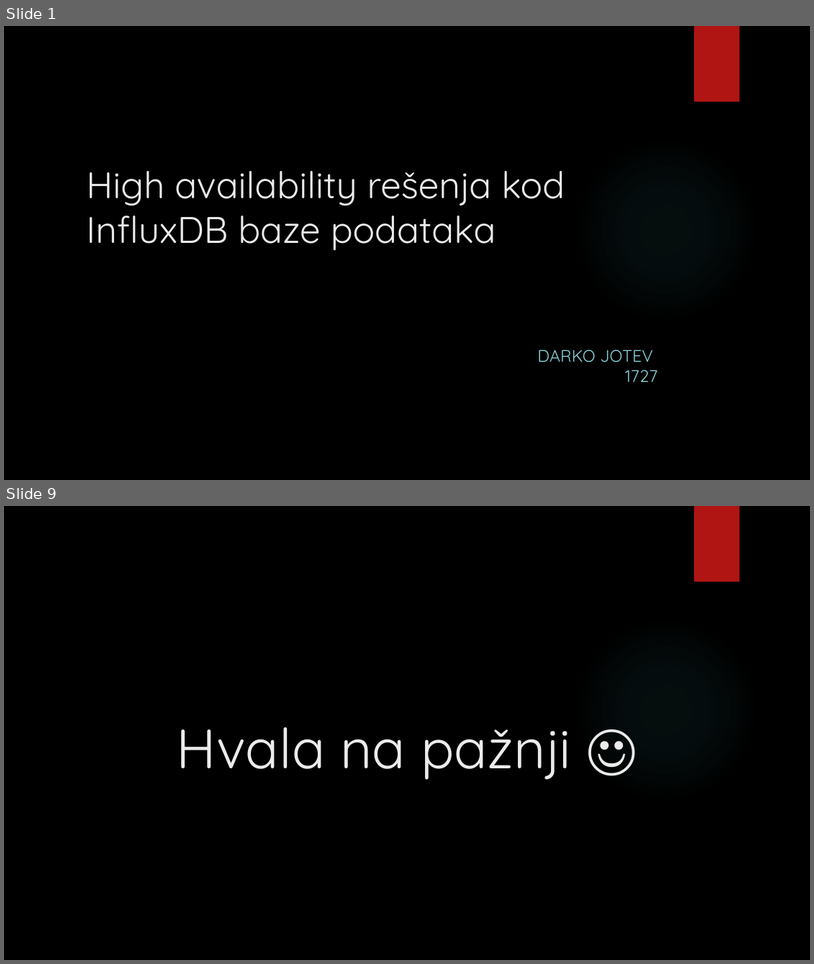
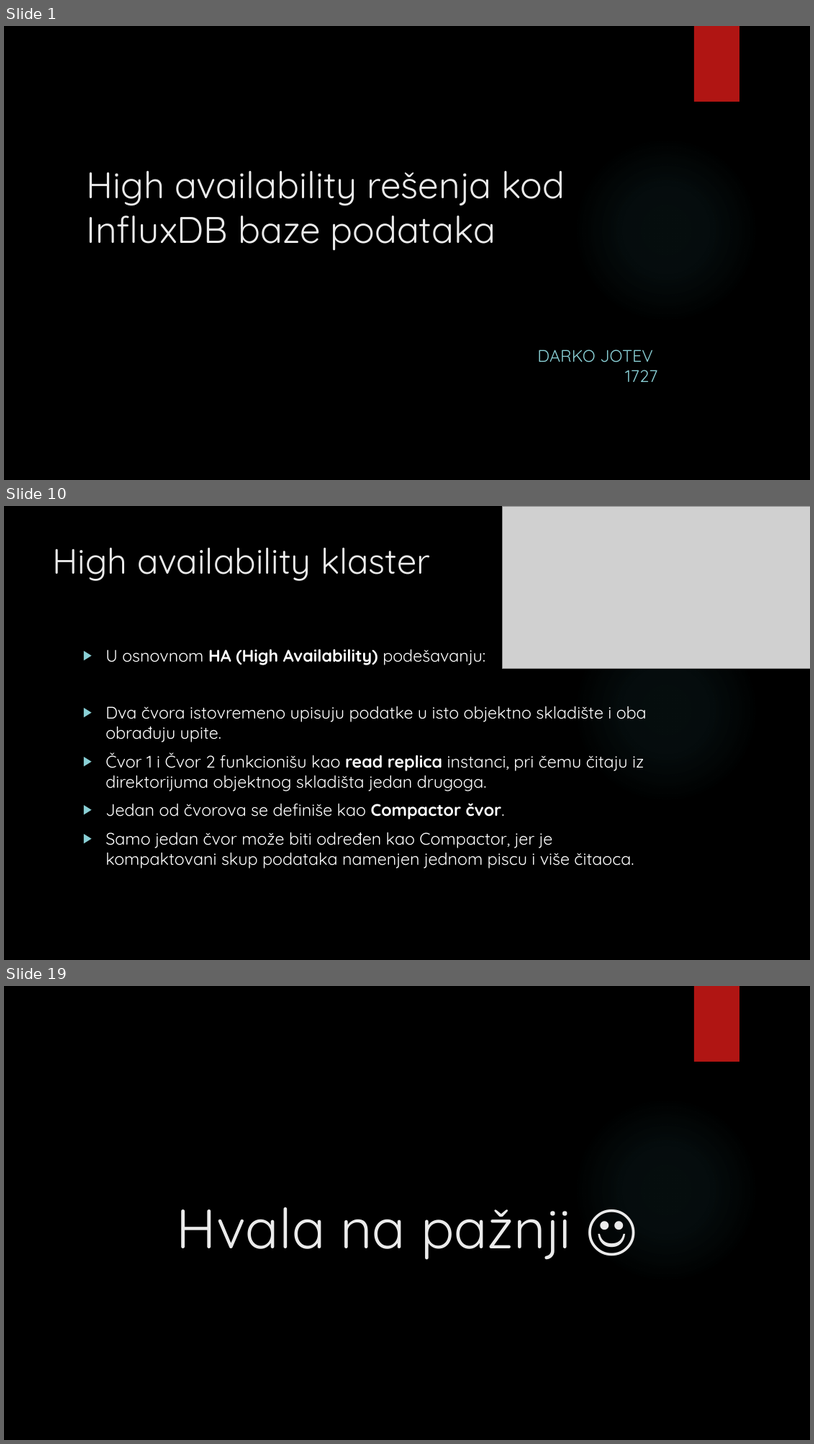
Before and after one commit to darkojotev/Database-Management-Systems, a slide deck: 3_HA/High availability rešenja kod InfluxDB baze podataka.pptx. Shown one above the other, each under a label of ours: slides 1 and 9 before the commit, slides 1, 10 and 19 after it; the slides between them are not shown. The pictures are 814x964 and 814x1444 pixels, drawn with LibreOffice and Linux fonts; fonts in the diff are those of the drawing; grey boxes stand for pictures; background and template pictures are left out. Boxes give left, top, right and bottom in pixels: in the first picture for what was removed or moved away, otherwise in the second. Text is boxed around its words. In the diff, an @@ line names an element or a change of style, - is before the commit and + after.

```diff
--- a/3_HA/High availability rešenja kod InfluxDB baze podataka.pptx
+++ b/3_HA/High availability rešenja kod InfluxDB baze podataka.pptx
@@ slide 10 added at bbox=[4, 506, 810, 960], background picture (left out); not listed: 2 template elements that a slide beside it also shows @@
@@ picture added at bbox=[502, 506, 810, 668] @@
@@ title added at bbox=[53, 547, 430, 581], 42 pt, text #EBEBEB @@
+High availability klaster
@@ text added at bbox=[106, 649, 647, 868], 20 pt, text #FFFFFF @@
+▶ U osnovnom HA (High Availability) podešavanju:
+▶ Dva čvora istovremeno upisuju podatke u isto objektno skladište i oba obrađuju upite.
+▶ Čvor 1 i Čvor 2 funkcionišu kao read replica instanci, pri čemu čitaju iz direktorijuma objektnog skladišta jedan drugoga.
+▶ Jedan od čvorova se definiše kao Compactor čvor.
+▶ Samo jedan čvor može biti određen kao Compactor, jer je kompaktovani skup podataka namenjen jednom piscu i više čitaoca.
@@ what was slide 9 is now slide 19 @@
```
Also in this commit, not shown: 1 slide changed, 12 other slides added, 3 slides removed, 1 other file.
